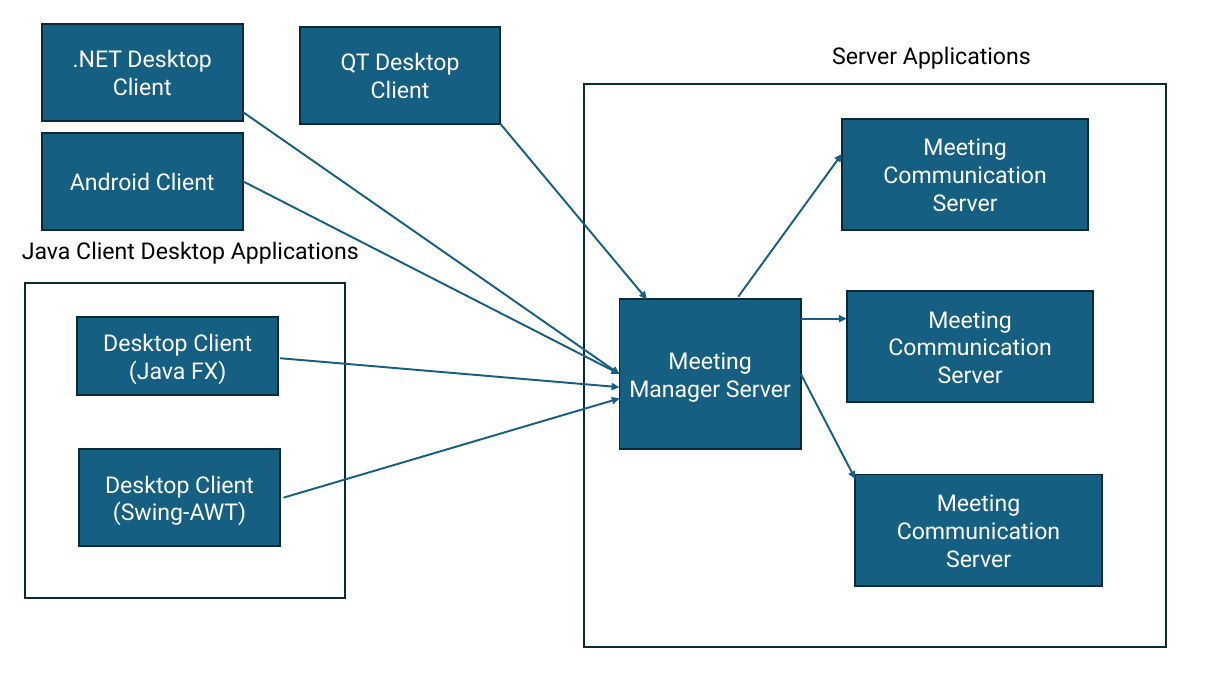
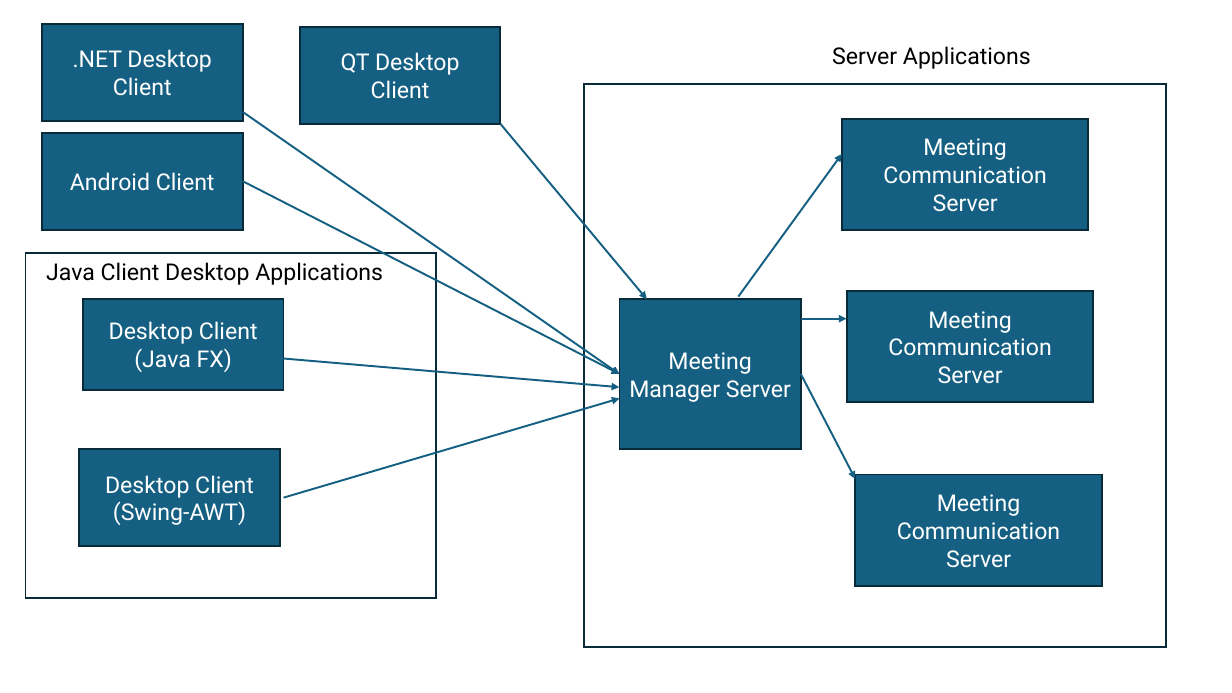
Before and after one commit to oguzkaran/JavaApp2-Jan-2024, a slide deck: slide 1 of src/Projects/CommunicationApplication/GeneralDesign.pptx. Drawn at 1232x693 pixels with LibreOffice and Linux fonts; fonts in the diff are those of the drawing. Boxes give left, top, right and bottom in pixels: in the first picture for what was removed or moved away, otherwise in the second. Text is boxed around its words. In the diff, an @@ line names an element or a change of style, - is before the commit and + after.

```diff
--- a/src/Projects/CommunicationApplication/GeneralDesign.pptx
+++ b/src/Projects/CommunicationApplication/GeneralDesign.pptx
@@ rectangle: place and size @@
-rectangle at <box>26,283,346,599</box>
+rectangle at <box>26,253,436,599</box>
@@ text "Java Client Desktop Applications": place and size @@
-text "Java Client Desktop Applications" at <box>22,239,359,264</box>
+text "Java Client Desktop Applications" at <box>46,262,383,285</box>
@@ rectangle "Desktop Client": place and size @@
-rectangle "Desktop Client" at <box>78,317,278,396</box>
+rectangle "Desktop Client" at <box>83,299,284,390</box>
```
Also in this commit, not shown: 25 other files.
